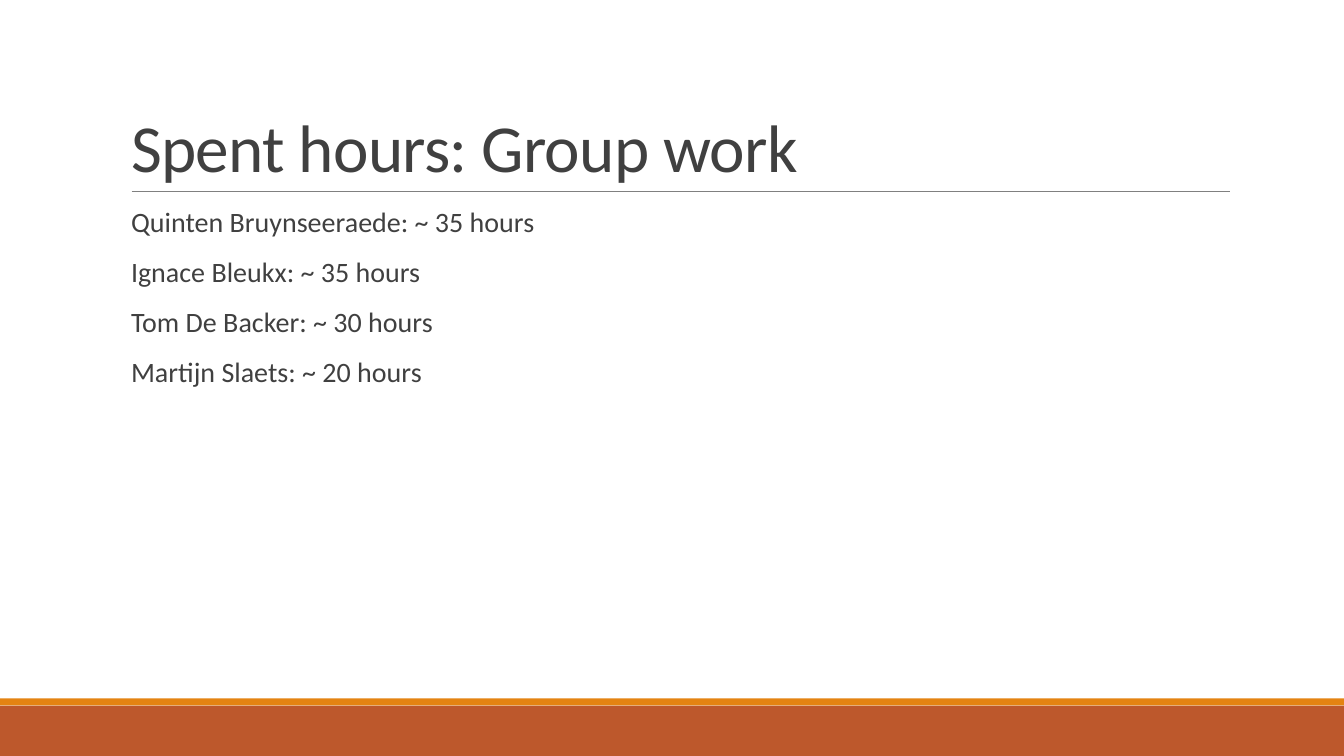
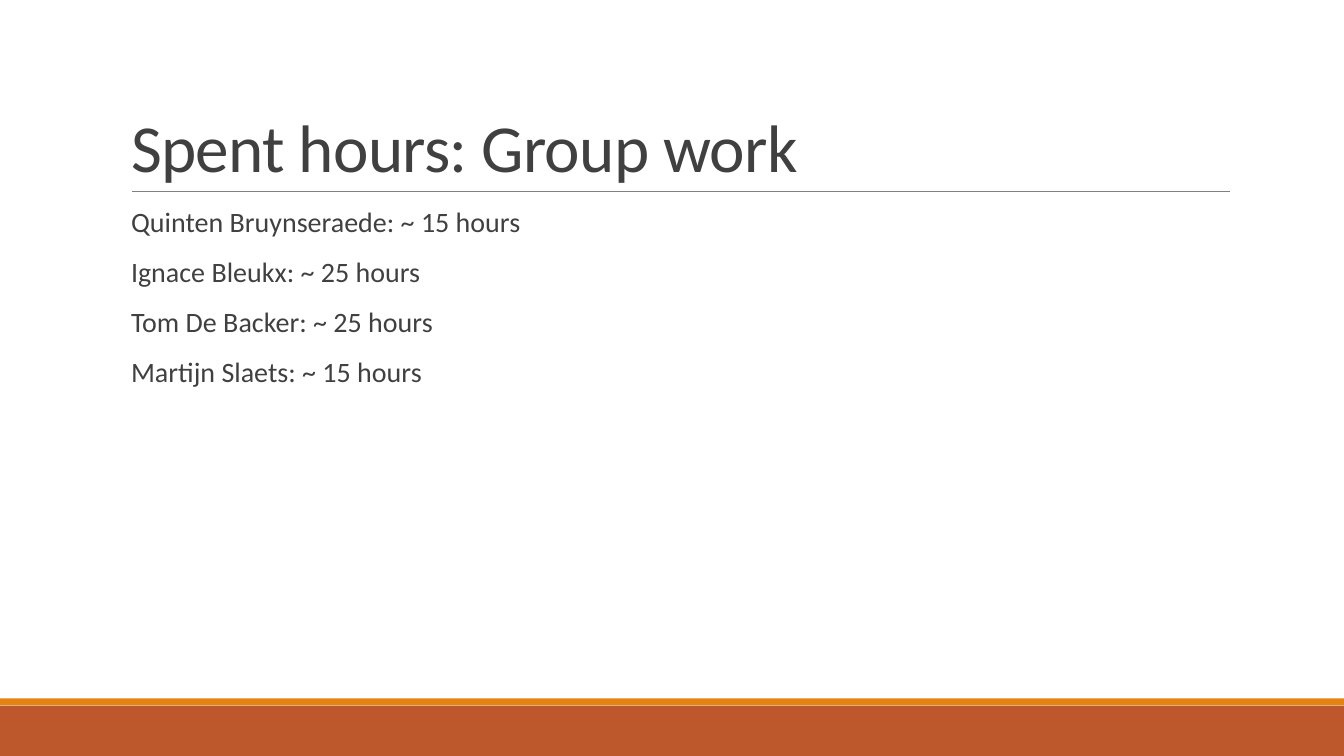
Before and after one commit to IgnaceBleukx/Software-Ontwerp, a slide deck: slide 20 of Presentaties/Iteration2.pptx (slide 16 before the commit). Drawn at 1344x756 pixels with LibreOffice and Linux fonts; fonts in the diff are those of the drawing. Boxes give left, top, right and bottom in pixels: in the first picture for what was removed or moved away, otherwise in the second. Text is boxed around its words. In the diff, an @@ line names an element or a change of style, - is before the commit and + after.

```diff
--- a/Presentaties/Iteration2.pptx
+++ b/Presentaties/Iteration2.pptx
@@ text at (131,212,520,387): text changed @@
-  Quinten Bruynseeraede: ~ 35 hours
-  Ignace Bleukx: ~ 35 hours
-  Tom De Backer: ~ 30 hours
-  Martijn Slaets: ~ 20 hours
+  Quinten Bruynseraede: ~ 15 hours
+  Ignace Bleukx: ~ 25 hours
+  Tom De Backer: ~ 25 hours
+  Martijn Slaets: ~ 15 hours
```
Also in this commit, not shown: 23 other slides changed, 12 slides added, 10 slides removed.
